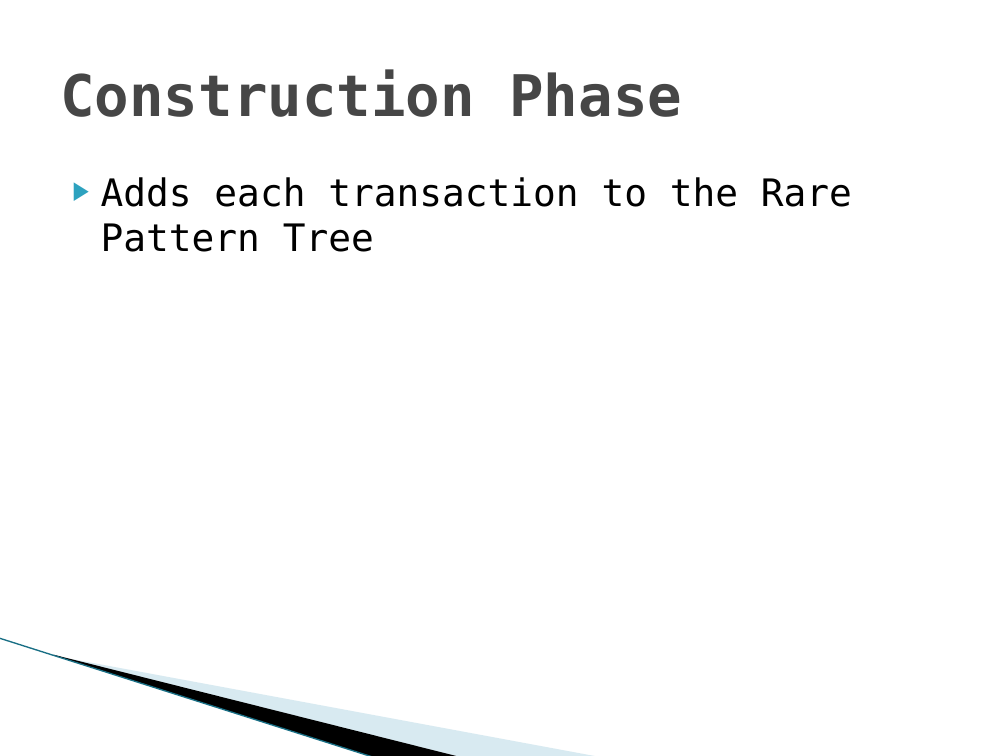
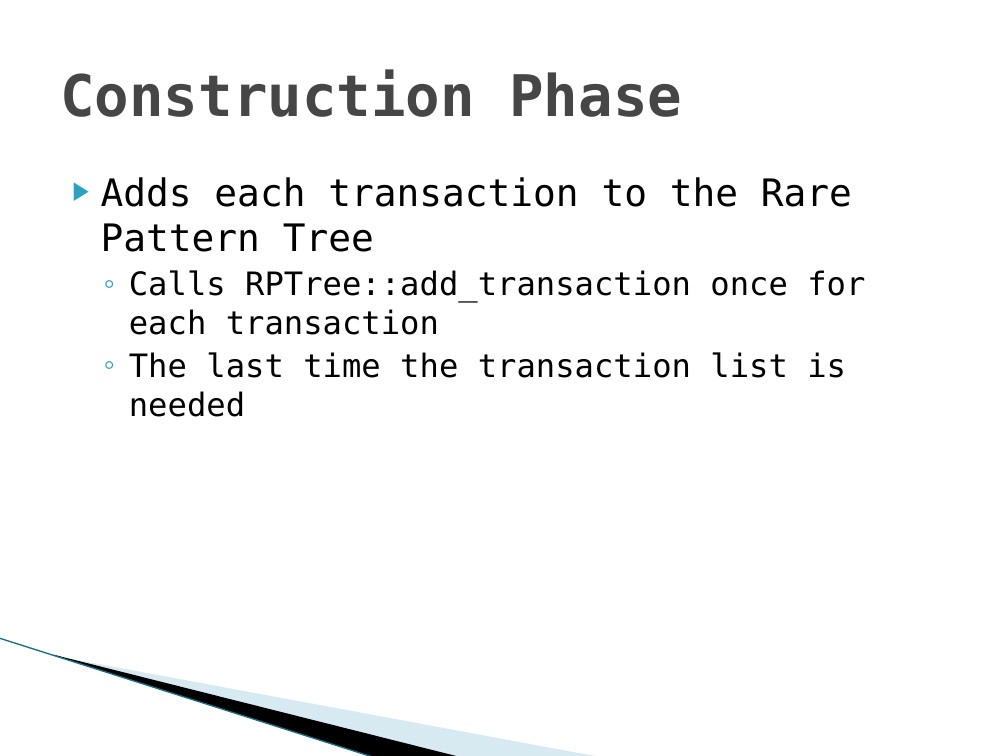
Before and after one commit to smithi35/RarePatternMining, a slide deck: slide 9 of Documentation/Rare Pattern Mining through Rare Pattern Growth.pptx (slide 8 before the commit). Drawn at 1008x756 pixels with LibreOffice and Linux fonts; fonts in the diff are those of the drawing; background and template pictures are left out. Boxes give left, top, right and bottom in pixels: in the first picture for what was removed or moved away, otherwise in the second. Text is boxed around its words. In the diff, an @@ line names an element or a change of style, - is before the commit and + after.

```diff
--- a/Documentation/Rare Pattern Mining through Rare Pattern Growth.pptx
+++ b/Documentation/Rare Pattern Mining through Rare Pattern Growth.pptx
@@ text at [129, 270, 865, 417]: paragraphs added @@
+  ◦ Calls RPTree::add_transaction once for each transaction
+  ◦ The last time the transaction list is needed
```
Also in this commit, not shown: 3 other slides changed, 4 slides added, 2 slides removed, 43 other files.
